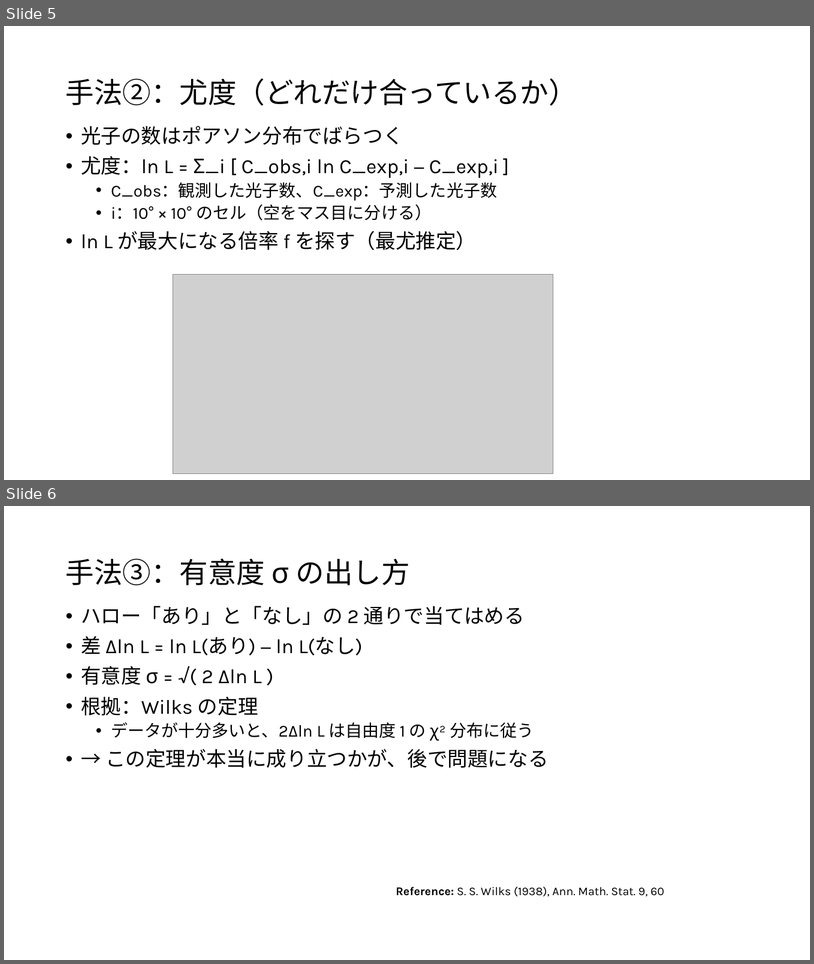
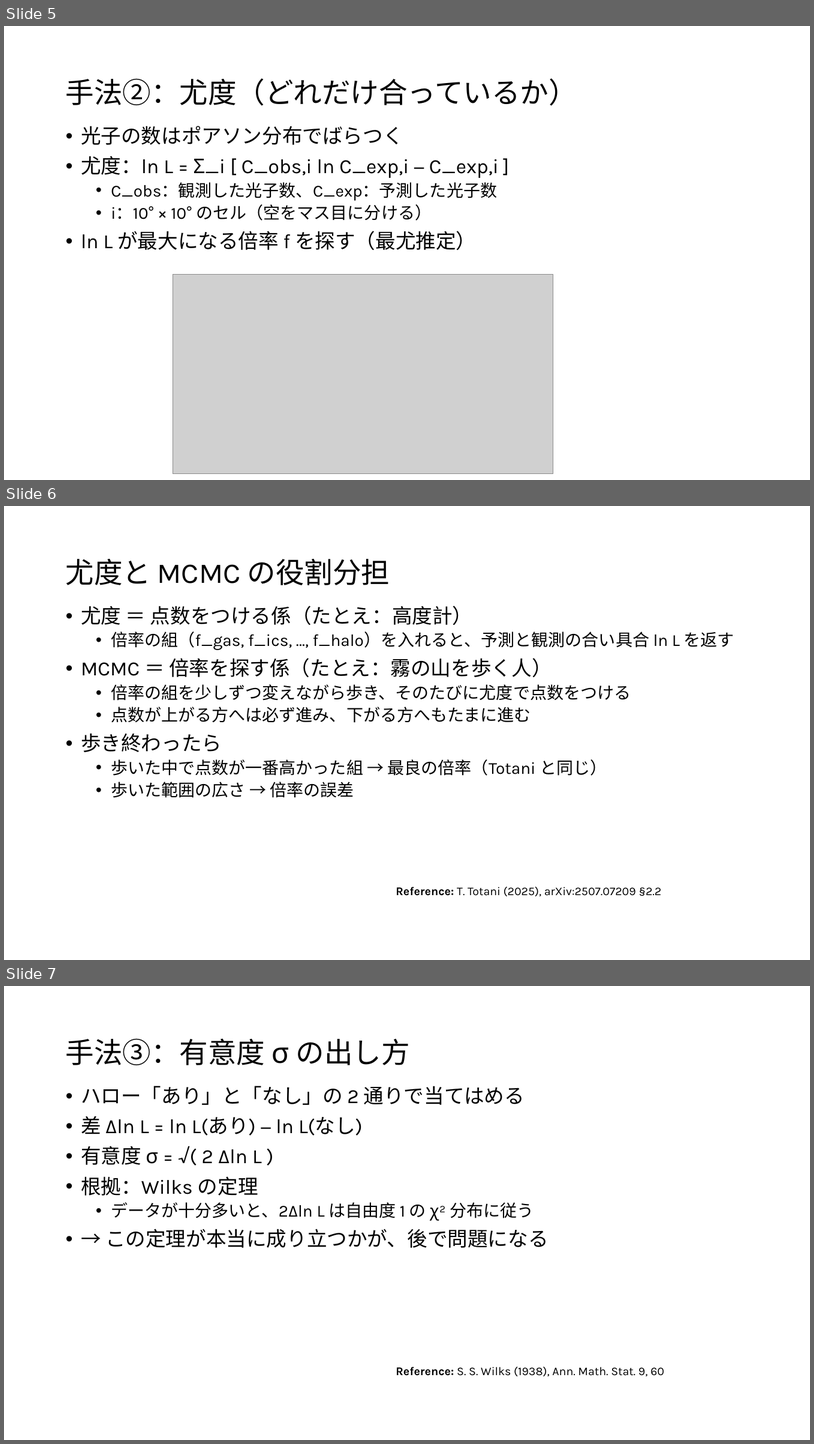
Before and after one commit to Mikann20041029/darkmatter-slides, a slide deck: slides/2026-10-02_研究進捗報告_claude.pptx. Shown one above the other, each under a label of ours: slides 5 and 6 before the commit, slides 5, 6 and 7 after it. The pictures are 814x964 and 814x1444 pixels, drawn with LibreOffice and Linux fonts; fonts in the diff are those of the drawing; grey boxes stand for pictures. Boxes give left, top, right and bottom in pixels: in the first picture for what was removed or moved away, otherwise in the second. Text is boxed around its words. In the diff, an @@ line names an element or a change of style, - is before the commit and + after.

```diff
--- a/slides/2026-10-02_研究進捗報告_claude.pptx
+++ b/slides/2026-10-02_研究進捗報告_claude.pptx
@@ slide 6 added at box(4, 506, 810, 960), background #FFFFFF @@
@@ title added at box(65, 559, 390, 585), 34 pt, text #000000 @@
+尤度と MCMC の役割分担
@@ text added at box(81, 606, 735, 798), 20 pt, text #000000 @@
+• 尤度 ＝ 点数をつける係（たとえ：高度計）
+  • 倍率の組（f_gas, f_ics, …, f_halo）を入れると、予測と観測の合い具合 ln L を返す
+• MCMC ＝ 倍率を探す係（たとえ：霧の山を歩く人）
+  • 倍率の組を少しずつ変えながら歩き、そのたびに尤度で点数をつける
+  • 点数が上がる方へは必ず進み、下がる方へもたまに進む
+• 歩き終わったら
+  • 歩いた中で点数が一番高かった組 → 最良の倍率（Totani と同じ）
+  • 歩いた範囲の広さ → 倍率の誤差
@@ text added at box(396, 886, 662, 896), 14 pt, text #000000 @@
+Reference: T. Totani (2025), arXiv:2507.07209 §2.2
@@ what was slide 6 is now slide 7 @@
```
